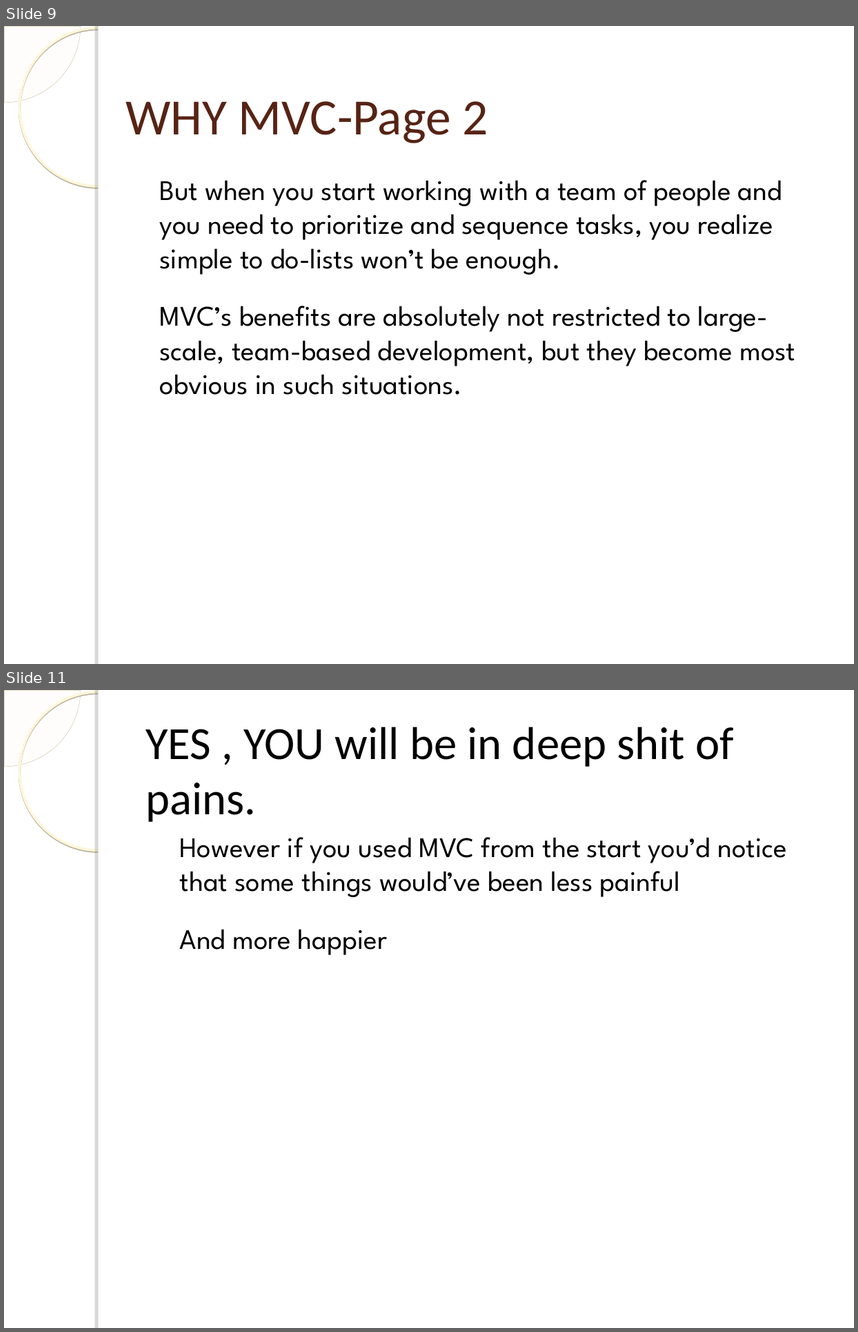
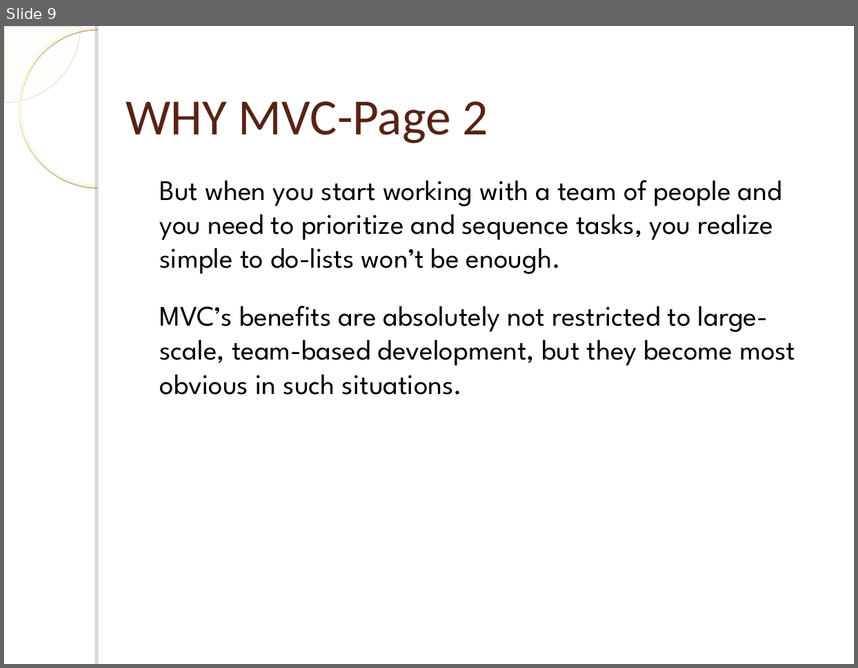
Before and after one commit to bugChanger/E-receipit_for_CSE404, a slide deck: MVC & use_case.ppt. Shown one above the other, each under a label of ours: slides 9 and 11 before the commit, slide 9 after it; the slides between them are not shown. The pictures are 858x1332 and 858x668 pixels, drawn with LibreOffice and Linux fonts; fonts in the diff are those of the drawing; background and template pictures are left out. Boxes give left, top, right and bottom in pixels: in the first picture for what was removed or moved away, otherwise in the second. Text is boxed around its words. In the diff, an @@ line names an element or a change of style, - is before the commit and + after.

```diff
--- a/MVC & use_case.ppt
+++ b/MVC & use_case.ppt
@@ slide 11 removed at <box>4,690,854,1328</box>, background picture (left out); not listed: 4 template elements that a slide beside it also shows @@
@@ title removed at <box>145,727,734,822</box> @@
-YES , YOU will be in deep shit of pains.
@@ text removed at <box>180,837,786,955</box> @@
-• However if you used MVC from the start you’d notice that some things would’ve been less painful
-• And more happier
```
Also in this commit, not shown: 18 other slides changed, 4 slides added, 3 other slides removed, 2 other files.
